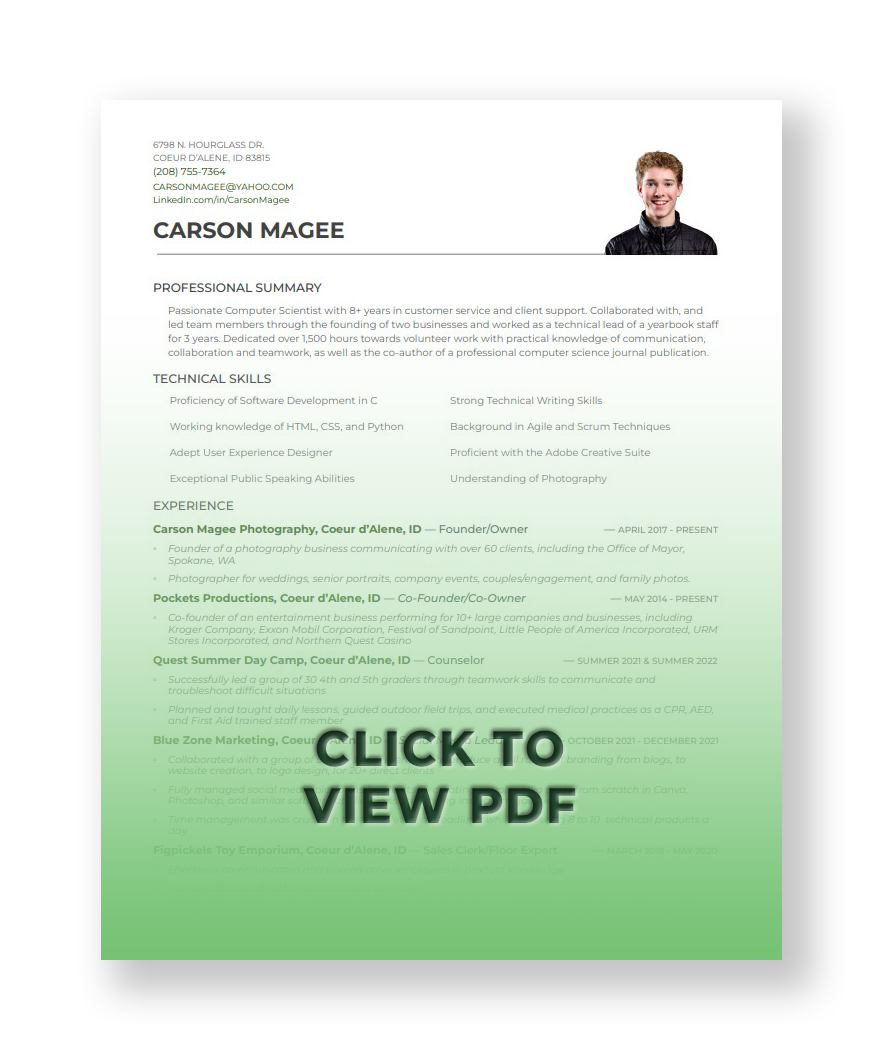
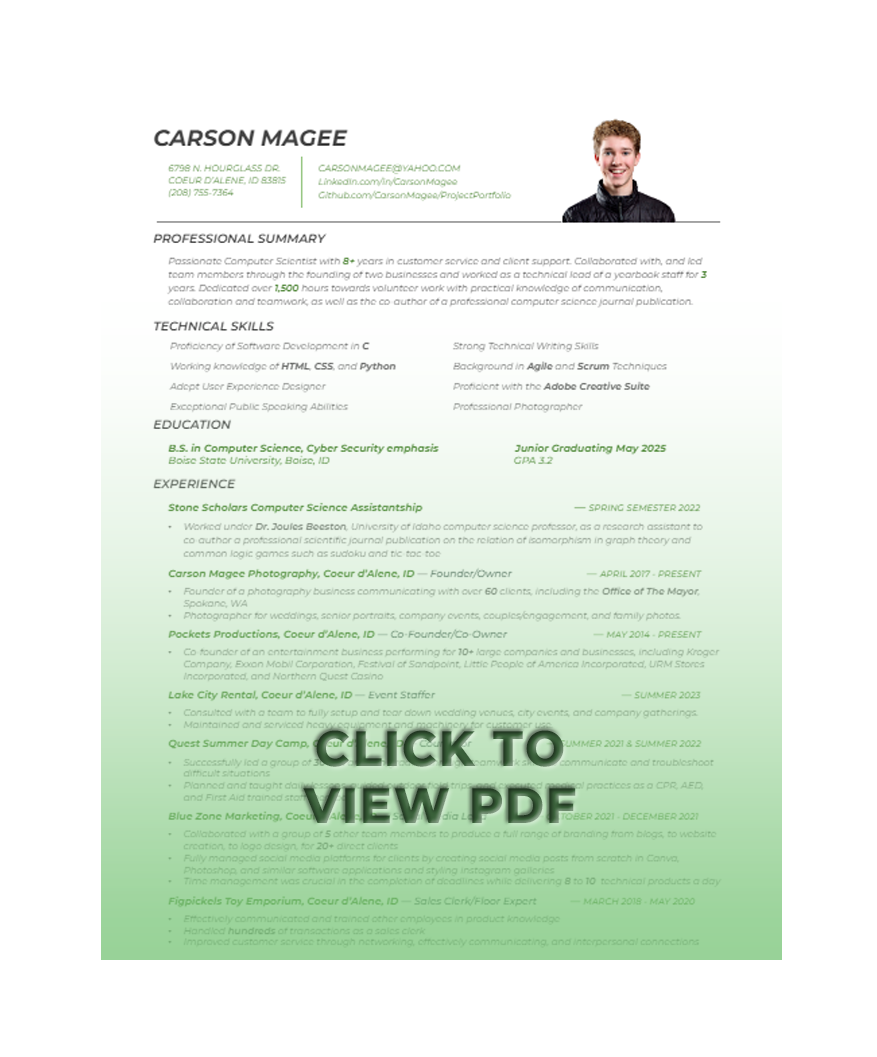
Revision of a layered (877, 1057) image; what changed, layer by layer:
added group "Mask" with 4 layers above "Color Fill 2" over left=83, top=82, right=842, bottom=1020
moved "CLICK TO VIEW PDF" into group "Mask", painted on it over left=303, top=730, right=576, bottom=823
moved "Gradient Fill 1" into group "Mask", unmasked it over left=83, top=271, right=842, bottom=1020
removed layer "Layer 0" over left=101, top=118, right=782, bottom=960
added layer "Layer 1" in group "Mask" over left=96, top=100, right=781, bottom=985
moved "Color Fill 1" into group "Mask", painted on it, unmasked it over left=83, top=82, right=842, bottom=1020
